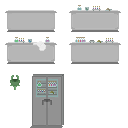
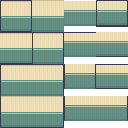
Two versions of the same layered image (128x128). Layer-by-layer changes:
hid "Chimica", painted on it over [0, 0, 128, 128]
added layer "muro3" above "muro2" over [0, 0, 128, 128]
